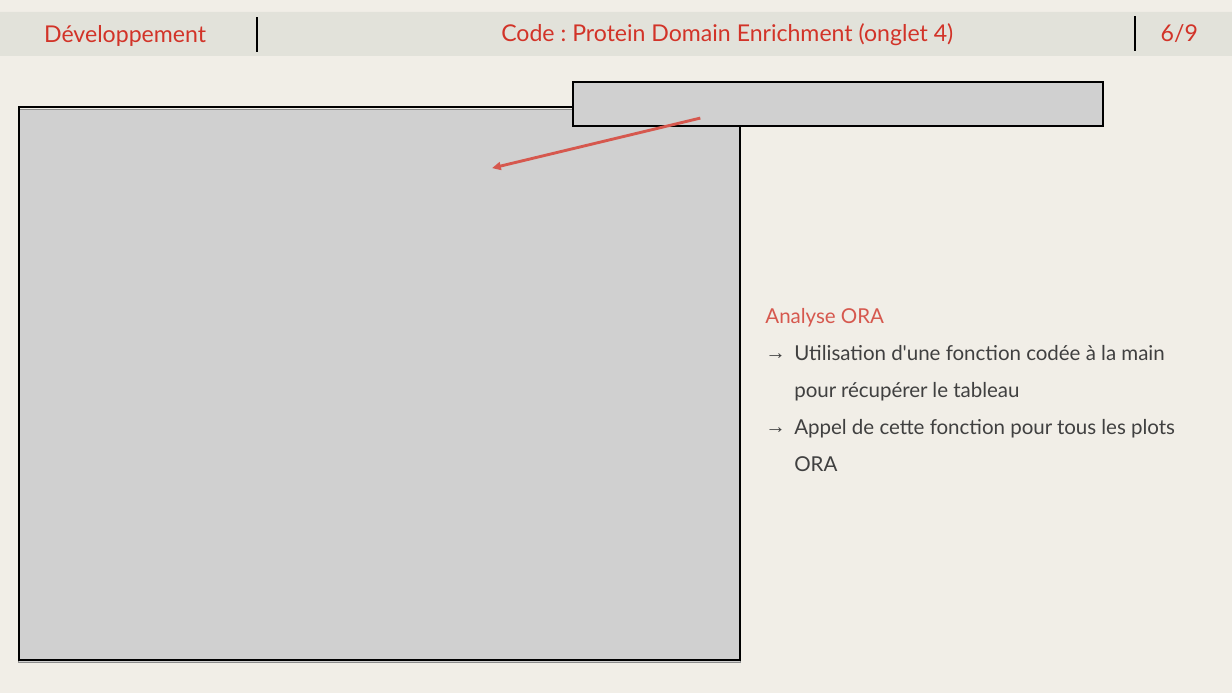
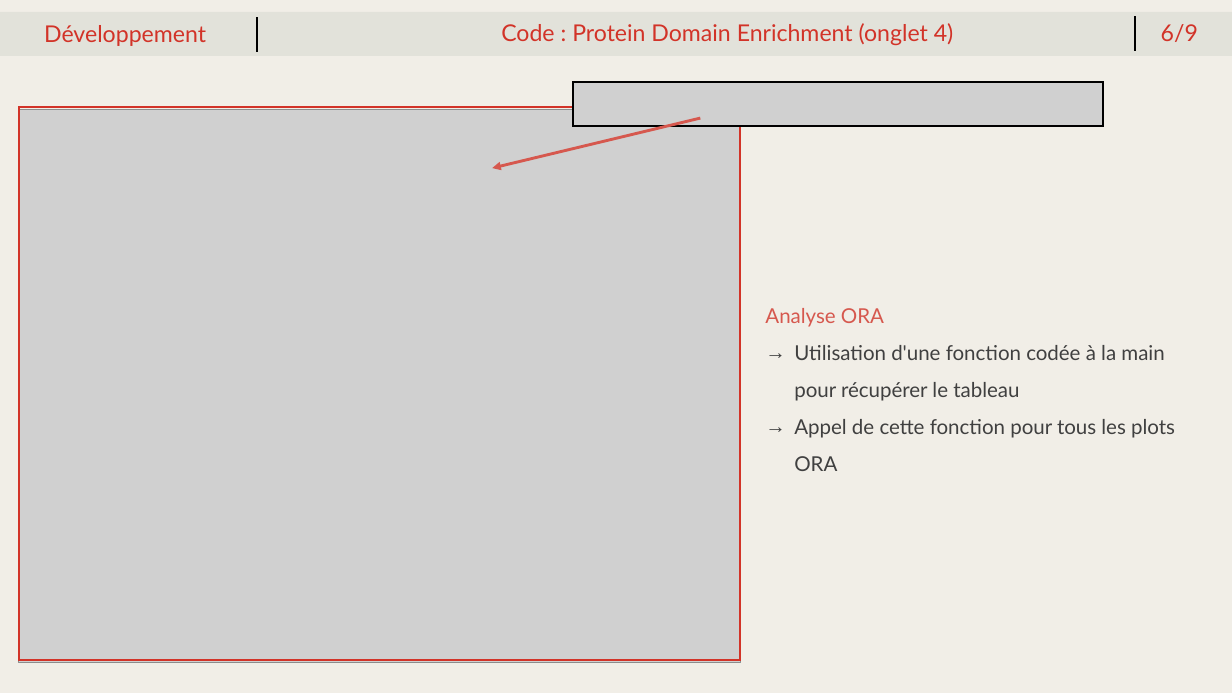
Before and after one commit to meijemathe/projet_enrichissement_fonctionnel, a slide deck: slide 7 of presentation/Projet_enrichissement_shiny.pptx. Drawn at 1232x693 pixels with LibreOffice and Linux fonts; fonts in the diff are those of the drawing; grey boxes stand for pictures. Boxes give left, top, right and bottom in pixels: in the first picture for what was removed or moved away, otherwise in the second. Text is boxed around its words. In the diff, an @@ line names an element or a change of style, - is before the commit and + after.

```diff
--- a/presentation/Projet_enrichissement_shiny.pptx
+++ b/presentation/Projet_enrichissement_shiny.pptx
@@ rectangle at <box>18,107,740,661</box>: outline #000000 1.5 pt to #D23328 1.5 pt @@
```
Also in this commit, not shown: 6 other slides changed, 1 other file.
